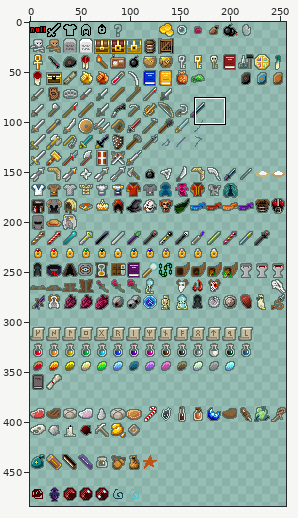
Sprite sheet: core/src/main/assets/miscs/items.png. The picture above shows the old version from afar; the outline marks the close-up.
Close-up. Old version:
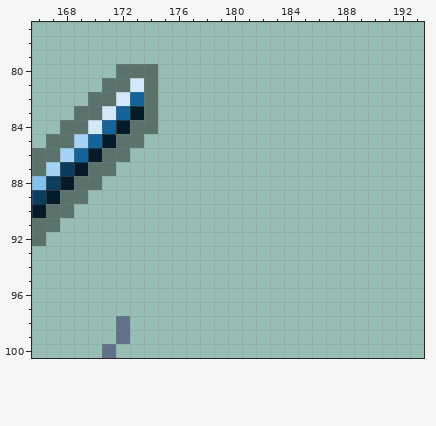
The file is 256x512 pixels. Colours within 5 levels of each other are drawn and written as one. Shown: x 166..193, y 77..100. The wide view leaves out empty margins.
Once edited:
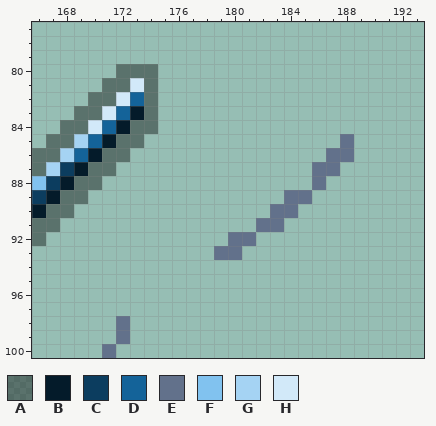
Palette (. is transparent): A #00000066  B #041b2a  C #0c3d5f  D #146399  E #62718b  F #81c2ef  G #a5d3f3  H #d2e9f9
Change:
@@ x 177..190 @@
  84 ..............
- 85 ..............
- 86 ..............
- 87 ..............
- 88 ..............
- 89 ..............
- 90 ..............
- 91 ..............
- 92 ..............
- 93 ..............
+ 85 ...........E..
+ 86 ..........EE..
+ 87 .........EE...
+ 88 .........E....
+ 89 .......EE.....
+ 90 ......EE......
+ 91 .....EE.......
+ 92 ...EE.........
+ 93 ..EE..........
  94 ..............
Where, in picture pixels (left, top, right, bottom), the same in both close-ups:
added: (214, 134, 354, 260)
